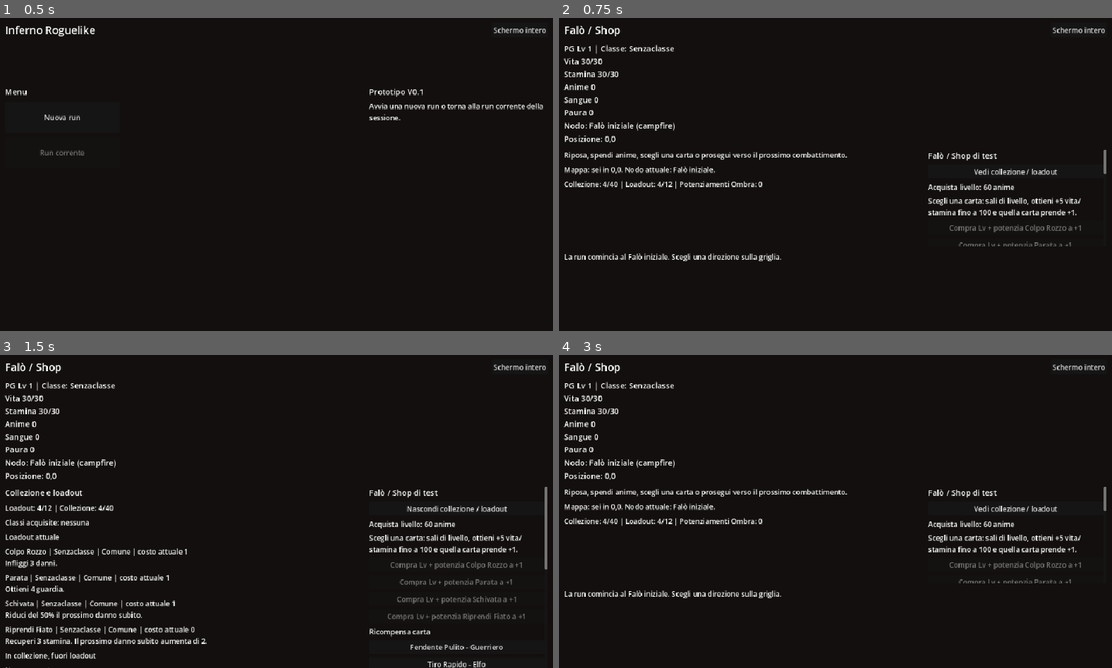
Above: before the commit, frames 1-4 (two rows, left to right).
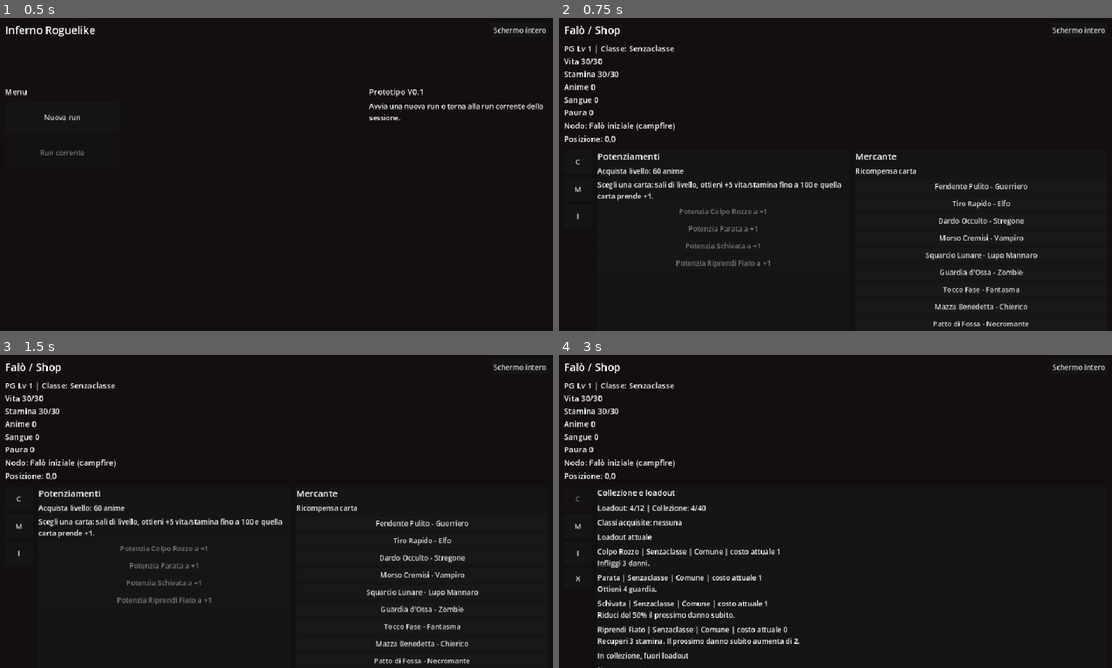
Above: after the commit, the same moments.

Repository: Chivas1504/Gioco
Game: Godot game, scene res://scenes/main.tscn
The game is run twice, just before and just after one commit, with the same random seed, the same clock (stepped at 60 frames per second) and the same inputs.
Inputs (mouse positions are in pixels of both pictures, inside the frame that each line leads up to):
- Up to frame 1 (0.5 s): no input
- Up to frame 2 (0.75 s): click "Nuova run" at 0.5 s
- Up to frame 3 (1.5 s): click (458, 508) at 1.25 s, where only the run before the commit has a clickable "Vedi collezione / loadout"
- Up to frame 4 (3 s): click (1017, 508) at 2 s, where only the run before the commit has a clickable "Nascondi collezione / loadout"; click (575, 498) at 2.75 s, where only the run after the commit has a clickable "C"

Frame 1 is identical in both runs. In frame 2, 5.8% of the frame differs, in the area x 1-99%, y 42-99%; in frame 3, 8.2%, in the area x 0-99%, y 42-100%; in frame 4, 6.0%.

Commit message:
Redesign campfire shop layout

Diff:
--- a/scripts/main.gd
+++ b/scripts/main.gd
@@ -3,6 +3,10 @@
 const SCREEN_MENU = "menu"
 const SCREEN_COMBAT = "combat"
 const SCREEN_SAFE = "safe"
+const SAFE_POPUP_NONE = ""
+const SAFE_POPUP_COLLECTION = "collection"
+const SAFE_POPUP_MAP = "map"
+const SAFE_POPUP_SETTINGS = "settings"
 const BASE_WINDOW_SIZE = Vector2i(1280, 720)
 const MIN_WINDOW_SIZE = Vector2i(960, 540)
 
@@ -25,7 +29,7 @@
 var log_lines: Array = []
 var screen_mode = SCREEN_MENU
 var has_current_run = false
-var show_collection_view = false
+var safe_popup_mode = SAFE_POPUP_NONE
 
 var screen_title: Label
 var fullscreen_button: Button
@@ -199,7 +203,7 @@
 func _start_new_run_from_menu() -> void:
 	run_state.start_new_run(true)
 	has_current_run = true
-	show_collection_view = false
+	safe_popup_mode = SAFE_POPUP_NONE
 	log_lines = []
 	screen_mode = SCREEN_SAFE
 	_prepare_safe_node_state()
@@ -241,6 +245,7 @@
 func _refresh_ui() -> void:
 	_refresh_fullscreen_button()
 	if screen_mode == SCREEN_MENU:
+		action_scroll.visible = true
 		_render_start_menu()
 		log_label.text = "\n".join(log_lines)
 		return
@@ -284,12 +289,14 @@
 		screen_title.text = "Falò / Shop"
 		cards_title.visible = false
 		end_intent_button.visible = false
+		action_scroll.visible = false
 		_render_safe_summary()
 	else:
 		screen_title.text = "Combattimento"
 		cards_title.visible = true
 		cards_title.text = "Carte build disponibili"
 		end_intent_button.visible = true
+		action_scroll.visible = true
 		_render_cards()
 	_render_safe_panel()
 	log_label.text = "\n".join(log_lines)
@@ -376,49 +383,85 @@
 	for child in card_grid.get_children():
 		child.queue_free()
 
-	if show_collection_view:
-		_render_collection_summary()
-		return
-
-	var summary = Label.new()
-	summary.size_flags_horizontal = Control.SIZE_EXPAND_FILL
-	summary.autowrap_mode = TextServer.AUTOWRAP_WORD_SMART
-	summary.text = "Riposa, spendi anime, scegli una carta o prosegui verso il prossimo combattimento."
-	card_grid.add_child(summary)
-
-	var map_status = Label.new()
-	map_status.size_flags_horizontal = Control.SIZE_EXPAND_FILL
-	map_status.autowrap_mode = TextServer.AUTOWRAP_WORD_SMART
-	map_status.text = "Mappa: sei in %d,%d. Nodo attuale: %s." % [
-		run_state.map_position.x,
-		run_state.map_position.y,
-		run_state.get_current_node_name(),
-	]
-	card_grid.add_child(map_status)
-
-	var stats = Label.new()
-	stats.size_flags_horizontal = Control.SIZE_EXPAND_FILL
-	stats.autowrap_mode = TextServer.AUTOWRAP_WORD_SMART
-	stats.text = "Collezione: %d/%d | Loadout: %d/%d | Potenziamenti Ombra: %d" % [
-		run_state.collection.size(),
-		CardRules.COLLECTION_MAX,
-		run_state.loadout.size(),
-		CardRules.LOADOUT_MAX,
-		run_state.special_upgrades.size(),
-	]
-	card_grid.add_child(stats)
-
-	for upgrade_id in run_state.special_upgrades:
-		var upgrade = Label.new()
-		upgrade.text = GameDatabase.get_shadow_upgrade_name(upgrade_id)
-		card_grid.add_child(upgrade)
-
-
-func _render_collection_summary() -> void:
+	if safe_popup_mode != SAFE_POPUP_NONE:
+		_render_safe_popup_page()
+		return
+
+	_render_shop_dashboard()
+
+
+func _render_shop_dashboard() -> void:
+	var dashboard = HBoxContainer.new()
+	dashboard.size_flags_horizontal = Control.SIZE_EXPAND_FILL
+	dashboard.size_flags_vertical = Control.SIZE_EXPAND_FILL
+	dashboard.add_theme_constant_override("separation", 12)
+	card_grid.add_child(dashboard)
+
+	var left_rail = VBoxContainer.new()
+	left_rail.custom_minimum_size = Vector2(64, 0)
+	left_rail.add_theme_constant_override("separation", 8)
+	dashboard.add_child(left_rail)
+	_add_safe_nav_button(left_rail, "C", "Collezione / loadout", SAFE_POPUP_COLLECTION)
+	_add_safe_nav_button(left_rail, "M", "Mappa", SAFE_POPUP_MAP)
+	_add_safe_nav_button(left_rail, "I", "Impostazioni", SAFE_POPUP_SETTINGS)
+
+	var shop_grid = GridContainer.new()
+	shop_grid.columns = 2
+	shop_grid.size_flags_horizontal = Control.SIZE_EXPAND_FILL
+	shop_grid.size_flags_vertical = Control.SIZE_EXPAND_FILL
+	shop_grid.add_theme_constant_override("h_separation", 14)
+	shop_grid.add_theme_constant_override("v_separation", 14)
+	dashboard.add_child(shop_grid)
+
+	_add_level_shop_box(shop_grid)
+	_add_reward_shop_box(shop_grid)
+
+
+func _render_safe_popup_page() -> void:
+	var popup_row = HBoxContainer.new()
+	popup_row.size_flags_horizontal = Control.SIZE_EXPAND_FILL
+	popup_row.size_flags_vertical = Control.SIZE_EXPAND_FILL
+	popup_row.add_theme_constant_override("separation", 12)
+	card_grid.add_child(popup_row)
+
+	var left_rail = VBoxContainer.new()
+	left_rail.custom_minimum_size = Vector2(64, 0)
+	left_rail.add_theme_constant_override("separation", 8)
+	popup_row.add_child(left_rail)
+	_add_safe_nav_button(left_rail, "C", "Collezione / loadout", SAFE_POPUP_COLLECTION)
+	_add_safe_nav_button(left_rail, "M", "Mappa", SAFE_POPUP_MAP)
+	_add_safe_nav_button(left_rail, "I", "Impostazioni", SAFE_POPUP_SETTINGS)
+	var close_button = Button.new()
+	close_button.text = "X"
+	close_button.tooltip_text = "Chiudi pagina"
+	close_button.custom_minimum_size = Vector2(54, 44)
+	close_button.pressed.connect(_on_close_safe_popup_pressed)
+	left_rail.add_child(close_button)
+
+	var popup_panel = PanelContainer.new()
+	popup_panel.size_flags_horizontal = Control.SIZE_EXPAND_FILL
+	popup_panel.size_flags_vertical = Control.SIZE_EXPAND_FILL
+	popup_row.add_child(popup_panel)
+
+	var content = VBoxContainer.new()
+	content.size_flags_horizontal = Control.SIZE_EXPAND_FILL
+	content.size_flags_vertical = Control.SIZE_EXPAND_FILL
+	content.add_theme_constant_override("separation", 10)
+	popup_panel.add_child(content)
+
+	if safe_popup_mode == SAFE_POPUP_COLLECTION:
+		_add_collection_content(content)
+	elif safe_popup_mode == SAFE_POPUP_MAP:
+		_add_map_popup_content(content)
+	elif safe_popup_mode == SAFE_POPUP_SETTINGS:
+		_add_settings_popup_content(content)
+
+
+func _add_collection_content(parent: VBoxContainer) -> void:
 	var title = Label.new()
 	title.text = "Collezione e loadout"
 	title.add_theme_font_size_override("font_size", 18)
-	card_grid.add_child(title)
+	parent.add_child(title)
 
 	var counts = Label.new()
 	counts.size_flags_horizontal = Control.SIZE_EXPAND_FILL
@@ -429,7 +472,7 @@
 		run_state.collection.size(),
 		CardRules.COLLECTION_MAX,
 	]
-	card_grid.add_child(counts)
+	parent.add_child(counts)
 
 	var class_names = []
 	for class_id in run_state.acquired_classes:
@@ -438,27 +481,27 @@
 	classes.size_flags_horizontal = Control.SIZE_EXPAND_FILL
 	classes.autowrap_mode = TextServer.AUTOWRAP_WORD_SMART
 	classes.text = "Classi acquisite: %s" % (", ".join(class_names) if not class_names.is_empty() else "nessuna")
-	card_grid.add_child(classes)
-
-	_add_collection_section("Loadout attuale", run_state.loadout)
+	parent.add_child(classes)
+
+	_add_collection_section(parent, "Loadout attuale", run_state.loadout)
 
 	var reserve_cards = []
 	for card_id in run_state.collection:
 		if not run_state.loadout.has(card_id):
 			reserve_cards.append(card_id)
-	_add_collection_section("In collezione, fuori loadout", reserve_cards)
-
-
-func _add_collection_section(title_text: String, card_ids: Array) -> void:
+	_add_collection_section(parent, "In collezione, fuori loadout", reserve_cards)
+
+
+func _add_collection_section(parent: VBoxContainer, title_text: String, card_ids: Array) -> void:
 	var title = Label.new()
 	title.text = title_text
 	title.add_theme_font_size_override("font_size", 16)
-	card_grid.add_child(title)
+	parent.add_child(title)
 
 	if card_ids.is_empty():
 		var empty = Label.new()
 		empty.text = "Nessuna carta."
-		card_grid.add_child(empty)
+		parent.add_child(empty)
 		return
 
 	for card_id in card_ids:
@@ -468,7 +511,7 @@
 		card_label.autowrap_mode = TextServer.AUTOWRAP_WORD_SMART
 		if card.is_empty():
 			card_label.text = "%s | carta non trovata" % card_id
-			card_grid.add_child(card_label)
+			parent.add_child(card_label)
 			continue
 		var level = run_state.get_card_level(card_id)
 		var level_text = " +%d" % level if level > 0 else ""
@@ -482,21 +525,189 @@
 			cost,
 			card.get("effect_text", ""),
 		]
-		card_grid.add_child(card_label)
+		parent.add_child(card_label)
+
+
+func _add_map_popup_content(parent: VBoxContainer) -> void:
+	var title = Label.new()
+	title.text = "Mappa"
+	title.add_theme_font_size_override("font_size", 18)
+	parent.add_child(title)
+
+	var current = Label.new()
+	current.size_flags_horizontal = Control.SIZE_EXPAND_FILL
+	current.autowrap_mode = TextServer.AUTOWRAP_WORD_SMART
+	current.text = "Posizione: %d,%d | Nodo: %s" % [
+		run_state.map_position.x,
+		run_state.map_position.y,
+		run_state.get_current_node_name(),
+	]
+	parent.add_child(current)
+
+	var unknown = Label.new()
+	unknown.size_flags_horizontal = Control.SIZE_EXPAND_FILL
+	unknown.autowrap_mode = TextServer.AUTOWRAP_WORD_SMART
+	unknown.text = "Boss finale: posizione sconosciuta. Serve un pezzo di mappa o un indizio."
+	parent.add_child(unknown)
+
+	_add_map_controls_to(parent)
+
+
+func _add_settings_popup_content(parent: VBoxContainer) -> void:
+	var title = Label.new()
+	title.text = "Impostazioni"
+	title.add_theme_font_size_override("font_size", 18)
+	parent.add_child(title)
+
+	var fullscreen = Button.new()
+	fullscreen.text = "Alterna schermo intero"
+	fullscreen.pressed.connect(_toggle_fullscreen)
+	parent.add_child(fullscreen)
+
+	var menu_button = Button.new()
+	menu_button.text = "Torna al menu"
+	menu_button.pressed.connect(_on_menu_pressed)
+	parent.add_child(menu_button)
+
+	var hint = Label.new()
+	hint.size_flags_horizontal = Control.SIZE_EXPAND_FILL
+	hint.autowrap_mode = TextServer.AUTOWRAP_WORD_SMART
+	hint.text = "Audio, controlli e opzioni grafiche arriveranno quando la UI base sara stabile."
+	parent.add_child(hint)
+
+
+func _add_safe_nav_button(parent: VBoxContainer, text: String, tooltip: String, mode: String) -> void:
+	var button = Button.new()
+	button.text = text
+	button.tooltip_text = tooltip
+	button.custom_minimum_size = Vector2(54, 54)
+	button.disabled = safe_popup_mode == mode
+	button.pressed.connect(_on_safe_popup_pressed.bind(mode))
+	parent.add_child(button)
+
+
+func _add_level_shop_box(parent: Control) -> void:
+	var panel = PanelContainer.new()
+	panel.size_flags_horizontal = Control.SIZE_EXPAND_FILL
+	panel.size_flags_vertical = Control.SIZE_EXPAND_FILL
+	parent.add_child(panel)
+
+	var content = VBoxContainer.new()
+	content.size_flags_horizontal = Control.SIZE_EXPAND_FILL
+	content.size_flags_vertical = Control.SIZE_EXPAND_FILL
+	content.add_theme_constant_override("separation", 8)
+	panel.add_child(content)
+
+	var title = Label.new()
+	title.text = "Potenziamenti"
+	title.add_theme_font_size_override("font_size", 20)
+	content.add_child(title)
+
+	var level_title = Label.new()
+	level_title.text = "Acquista livello: %d anime" % run_state.next_level_cost()
+	level_title.add_theme_font_size_override("font_size", 16)
+	content.add_child(level_title)
+
+	var level_hint = Label.new()
+	level_hint.size_flags_horizontal = Control.SIZE_EXPAND_FILL
+	level_hint.autowrap_mode = TextServer.AUTOWRAP_WORD_SMART
+	level_hint.text = "Scegli una carta: sali di livello, ottieni +5 vita/stamina fino a 100 e quella carta prende +1."
+	content.add_child(level_hint)
+
+	for card_id in run_state.collection:
+		var card = GameDatabase.get_card(card_id)
+		var level_button = Button.new()
+		level_button.text = "Potenzia %s a +%d" % [card.get("name", card_id), run_state.get_card_level(card_id) + 1]
+		level_button.disabled = run_state.get_material("anime") < run_state.next_level_cost()
+		level_button.pressed.connect(_on_level_up_pressed.bind(card_id))
+		content.add_child(level_button)
+
+
+func _add_reward_shop_box(parent: Control) -> void:
+	var panel = PanelContainer.new()
+	panel.size_flags_horizontal = Control.SIZE_EXPAND_FILL
+	panel.size_flags_vertical = Control.SIZE_EXPAND_FILL
+	parent.add_child(panel)
+
+	var content = VBoxContainer.new()
+	content.size_flags_horizontal = Control.SIZE_EXPAND_FILL
+	content.size_flags_vertical = Control.SIZE_EXPAND_FILL
+	content.add_theme_constant_override("separation", 8)
+	panel.add_child(content)
+
+	var title = Label.new()
+	title.text = "Mercante"
+	title.add_theme_font_size_override("font_size", 20)
+	content.add_child(title)
+
+	if not combat_state.rewards_claimed:
+		var claim_button = Button.new()
+		claim_button.text = "Raccogli anime"
+		claim_button.pressed.connect(_on_claim_rewards_pressed)
+		content.add_child(claim_button)
+
+	var reward_title = Label.new()
+	reward_title.text = "Ricompensa carta"
+	reward_title.add_theme_font_size_override("font_size", 16)
+	content.add_child(reward_title)
+
+	for card_id in REWARD_POOL:
+		if run_state.collection.has(card_id):
+			continue
+		var card = GameDatabase.get_card(card_id)
+		var reward_button = Button.new()
+		reward_button.text = "%s - %s" % [card.get("name", card_id), GameDatabase.get_class_name(card.get("class_id", ""))]
+		reward_button.pressed.connect(_on_reward_card_pressed.bind(card_id))
+		content.add_child(reward_button)
+
+	if run_state.has_shadow():
+		var shadow_title = Label.new()
+		shadow_title.text = "Ombra: %d anime perdute" % int(run_state.shadow_memory.get("lost_souls", 0))
+		content.add_child(shadow_title)
+		var shadow_button = Button.new()
+		if run_state.can_start_forced_shadow_encounter():
+			shadow_button.text = "Affronta l'Ombra ritornata"
+			shadow_button.pressed.connect(_on_shadow_boss_pressed.bind(true))
+		elif run_state.can_start_first_shadow_encounter():
+			shadow_button.text = "Affronta la tua Ombra"
+			shadow_button.pressed.connect(_on_shadow_boss_pressed.bind(false))
+		else:
+			shadow_button.text = "L'Ombra tornera a Paura 90"
+			shadow_button.disabled = true
+		content.add_child(shadow_button)
+
+
+func _add_map_controls_to(parent: VBoxContainer) -> void:
+	var map_title = Label.new()
+	map_title.text = "Movimento griglia"
+	map_title.add_theme_font_size_override("font_size", 16)
+	parent.add_child(map_title)
+
+	var directions = [
+		["Nord", "north"],
+		["Sud", "south"],
+		["Est", "east"],
+		["Ovest", "west"],
+	]
+	for direction in directions:
+		var move_button = Button.new()
+		move_button.text = "Vai a %s" % direction[0]
+		move_button.disabled = run_state.game_won or run_state.can_start_forced_shadow_encounter() or not combat_state.rewards_claimed
+		move_button.pressed.connect(_on_move_pressed.bind(direction[1]))
+		parent.add_child(move_button)
 
 
 func _render_safe_panel() -> void:
 	for child in safe_panel.get_children():
 		child.queue_free()
 
+	if screen_mode == SCREEN_SAFE:
+		return
+
 	var title = Label.new()
-	title.text = "Falò / Shop di test" if screen_mode == SCREEN_SAFE else "Azioni"
+	title.text = "Azioni"
 	title.add_theme_font_size_override("font_size", 18)
 	safe_panel.add_child(title)
-
-	if screen_mode == SCREEN_SAFE:
-		_render_shop_controls()
-		return
 
 	if not combat_state.ended:
 		var hint = Label.new()
@@ -545,7 +756,7 @@
 		safe_panel.add_child(claim_button)
 
 	var collection_button = Button.new()
-	collection_button.text = "Nascondi collezione / loadout" if show_collection_view else "Vedi collezione / loadout"
+	collection_button.text = "Nascondi collezione / loadout" if safe_popup_mode == SAFE_POPUP_COLLECTION else "Vedi collezione / loadout"
 	collection_button.pressed.connect(_on_toggle_collection_view_pressed)
 	safe_panel.add_child(collection_button)
 
@@ -608,22 +819,7 @@
 
 
 func _render_map_controls() -> void:
-	var map_title = Label.new()
-	map_title.text = "Movimento griglia"
-	safe_panel.add_child(map_title)
-
-	var directions = [
-		["Nord", "north"],
-		["Sud", "south"],
-		["Est", "east"],
-		["Ovest", "west"],
-	]
-	for direction in directions:
-		var move_button = Button.new()
-		move_button.text = "Vai a %s" % direction[0]
-		move_button.disabled = run_state.game_won or run_state.can_start_forced_shadow_encounter() or not combat_state.rewards_claimed
-		move_button.pressed.connect(_on_move_pressed.bind(direction[1]))
-		safe_panel.add_child(move_button)
+	_add_map_controls_to(safe_panel)
 
 
 func _on_card_pressed(card_id: String) -> void:
@@ -724,8 +920,24 @@
 	_refresh_ui()
 
 
+func _on_safe_popup_pressed(mode: String) -> void:
+	if safe_popup_mode == mode:
+		safe_popup_mode = SAFE_POPUP_NONE
+	else:
+		safe_popup_mode = mode
+	_refresh_ui()
+
+
+func _on_close_safe_popup_pressed() -> void:
+	safe_popup_mode = SAFE_POPUP_NONE
+	_refresh_ui()
+
+
 func _on_toggle_collection_view_pressed() -> void:
-	show_collection_view = not show_collection_view
+	if safe_popup_mode == SAFE_POPUP_COLLECTION:
+		safe_popup_mode = SAFE_POPUP_NONE
+	else:
+		safe_popup_mode = SAFE_POPUP_COLLECTION
 	_refresh_ui()
 
 
